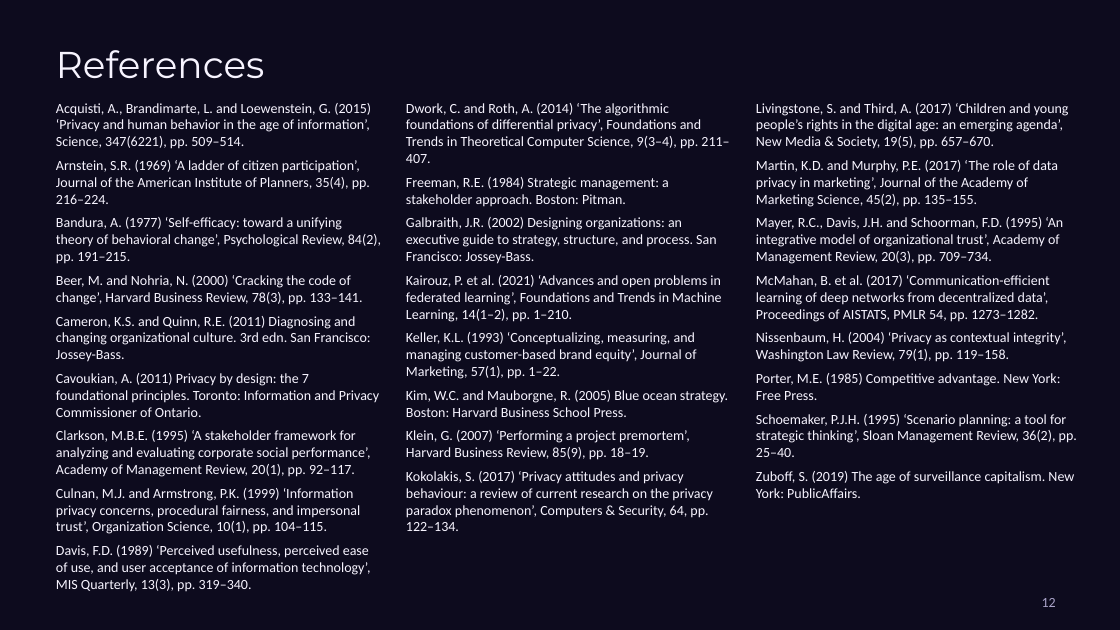
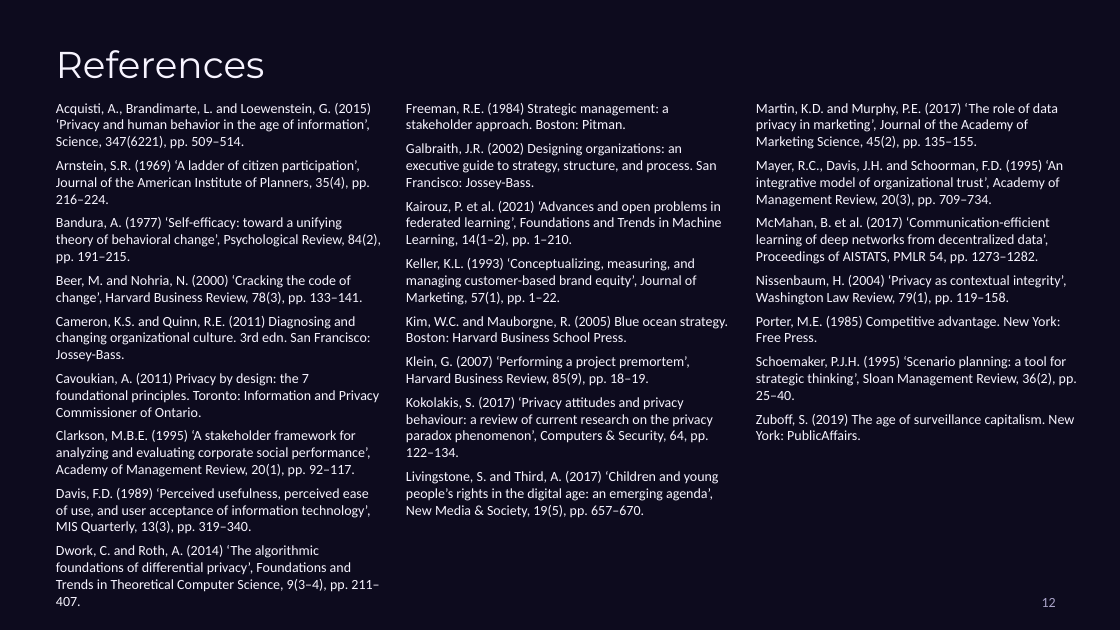
Before and after one commit to karanrg22-svg/skill, a slide deck: slide 12 of output/B_Creative_Visual.pptx. Drawn at 1120x630 pixels with LibreOffice and Linux fonts; fonts in the diff are those of the drawing. Boxes give left, top, right and bottom in pixels: in the first picture for what was removed or moved away, otherwise in the second. Text is boxed around its words. In the diff, an @@ line names an element or a change of style, - is before the commit and + after.

```diff
--- a/output/B_Creative_Visual.pptx
+++ b/output/B_Creative_Visual.pptx
@@ text at <box>406,103,729,163</box>: paragraph removed @@
-Dwork, C. and Roth, A. (2014) ‘The algorithmic foundations of differential privacy’, Foundations and Trends in Theoretical Computer Science, 9(3–4), pp. 211–407.
@@ text at <box>756,103,1069,149</box>: paragraph removed @@
-Livingstone, S. and Third, A. (2017) ‘Children and young people’s rights in the digital age: an emerging agenda’, New Media & Society, 19(5), pp. 657–670.
@@ text at <box>406,471,719,518</box>: paragraph added @@
+Livingstone, S. and Third, A. (2017) ‘Children and young people’s rights in the digital age: an emerging agenda’, New Media & Society, 19(5), pp. 657–670.
@@ text at <box>56,488,360,534</box>: paragraph removed @@
-Culnan, M.J. and Armstrong, P.K. (1999) ‘Information privacy concerns, procedural fairness, and impersonal trust’, Organization Science, 10(1), pp. 104–115.
@@ text at <box>56,545,351,575</box>: paragraph added @@
+Dwork, C. and Roth, A. (2014) ‘The algorithmic foundations of differential privacy’, Foundations and Trends in Theoretical Computer Science, 9(3–4), pp. 211–407.
```
Also in this commit, not shown: 5 other files.
